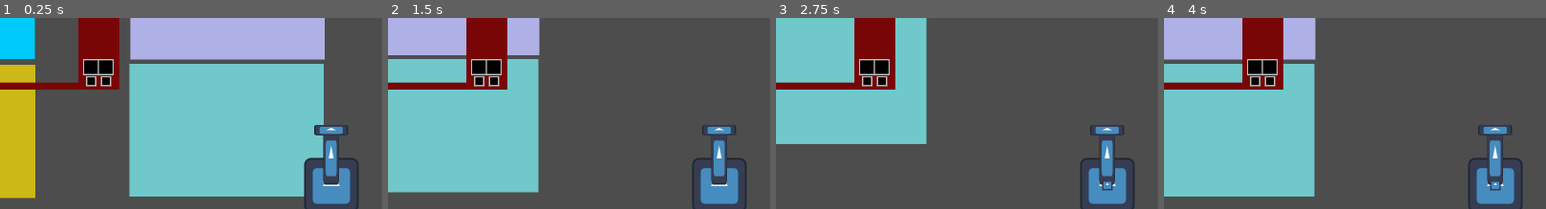
Above: before the commit, frames 1-4 (left to right).
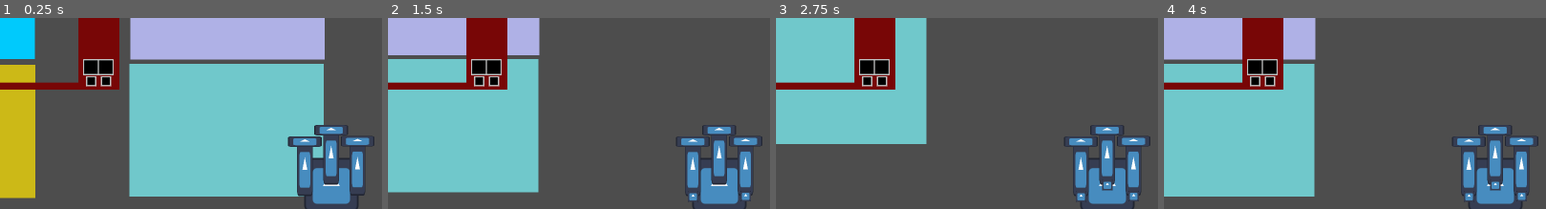
Above: after the commit, the same moments.

Repository: alin-but-real/gamenr1
Game: Godot game, scene res://scenes/main.tscn
Two runs of this game, one before a commit and one after it. Both use one fixed random seed, a clock stepped at 60 frames per second and the inputs below. The engine's default icon, where the game draws it, is replaced by a stand-in: a white triangle on a blue panel in a dark square.
Inputs:
- Up to frame 1 (0.25 s): no input
- Up to frame 2 (1.5 s): tap Enter at 0.5 s; hold E (move_right) 0.53-1.28 s; hold 1 (fire_weapon_1) 0.53-1.28 s; tap 2 (fire_weapon_2) at 0.8, 1.35 s; hold S (move_backward) from 1.28 s (still down)
- Up to frame 3 (2.75 s): tap 1 (fire_weapon_1) at 1.55 s; release S (move_backward) at 2.03 s; hold E (move_right) from 2.03 s (still down); hold Space (fire_weapon_0) from 2.03 s (still down); tap 2 (fire_weapon_2) at 2.3 s
- Up to frame 4 (4 s): release E (move_right) at 2.78 s; release Space (fire_weapon_0) at 2.78 s; hold W (move_forward) 2.78-3.53 s; tap 1 (fire_weapon_1) at 2.85 s; hold Q (move_left) from 3.53 s (still down); hold 2 (fire_weapon_2) from 3.53 s (still down)
The pictures show only the part of the screen within x 7-57%, y 6-56%; the shares and areas given below are measured in that part.

The runs differ from the first frame. In frame 1, 2.3% of the frame differs, in the area x 75-98%, y 62-94%; in frame 2, 2.1%; in frame 3, 2.1%; in frame 4, 2.1%.

Commit message:
guns fire individually, bullet still stuck

Diff:
--- a/scenes/player.tscn
+++ b/scenes/player.tscn
@@ -1,9 +1,11 @@
-[gd_scene load_steps=6 format=3 uid="uid://c30qcrpj0upsy"]
+[gd_scene load_steps=8 format=3 uid="uid://c30qcrpj0upsy"]
 
 [ext_resource type="Texture2D" uid="uid://drnqlew0gbtmd" path="res://assets/art/icon.svg" id="1_3vyb7"]
 [ext_resource type="Script" uid="uid://da8a01o3oa476" path="res://scripts/player.gd" id="1_g2els"]
 [ext_resource type="Script" uid="uid://blrpbi3jhu3mq" path="res://scripts/player_weapon_slot_0.gd" id="3_dqkch"]
 [ext_resource type="PackedScene" uid="uid://bsrfn6smf85o2" path="res://scenes/weapon-projectile.tscn" id="3_qhqgy"]
+[ext_resource type="Script" uid="uid://cwulwwyctsobr" path="res://scripts/player_weapon_slot_1.gd" id="5_qlg0r"]
+[ext_resource type="Script" uid="uid://dl0mbgm816xp1" path="res://scripts/player_weapon_slot_2.gd" id="6_tuyoq"]
 
 [sub_resource type="RectangleShape2D" id="RectangleShape2D_g2els"]
 size = Vector2(121, 119)
@@ -24,8 +26,18 @@
 
 [node name="Weapon-projectile" parent="Weapon_slot_0" instance=ExtResource("3_qhqgy")]
 
-[node name="Weapon_slot_1" type="Node" parent="."]
+[node name="Weapon_slot_1" type="Node2D" parent="."]
+position = Vector2(-62, 27)
+script = ExtResource("5_qlg0r")
 
-[node name="Weapon_slot_2" type="Node" parent="."]
+[node name="Weapon-projectile" parent="Weapon_slot_1" instance=ExtResource("3_qhqgy")]
+
+[node name="Weapon_slot_2" type="Node2D" parent="."]
+position = Vector2(62, 26)
+script = ExtResource("6_tuyoq")
+
+[node name="Weapon-projectile" parent="Weapon_slot_2" instance=ExtResource("3_qhqgy")]
 
 [connection signal="fire_weapon_0" from="." to="Weapon_slot_0" method="_on_player_fire_weapon_0"]
+[connection signal="fire_weapon_1" from="." to="Weapon_slot_1" method="_on_player_fire_weapon_1"]
+[connection signal="fire_weapon_2" from="." to="Weapon_slot_2" method="_on_player_fire_weapon_2"]
--- /dev/null
+++ b/scripts/player_weapon_slot_1.gd
@@ -0,0 +1,5 @@
+extends Node
+signal fire_weapon
+
+func _on_player_fire_weapon_1() -> void:
+	fire_weapon.emit()
--- /dev/null
+++ b/scripts/player_weapon_slot_2.gd
@@ -0,0 +1,5 @@
+extends Node
+signal fire_weapon
+
+func _on_player_fire_weapon_2() -> void:
+	fire_weapon.emit()
--- a/scripts/projectile.gd
+++ b/scripts/projectile.gd
@@ -1,5 +1,4 @@
 extends Area2D
-
 
 func _on_timer_timeout() -> void:
 	queue_free()
Not shown, added: scripts/player_weapon_slot_1.gd.uid
Not shown, added: scripts/player_weapon_slot_2.gd.uid
